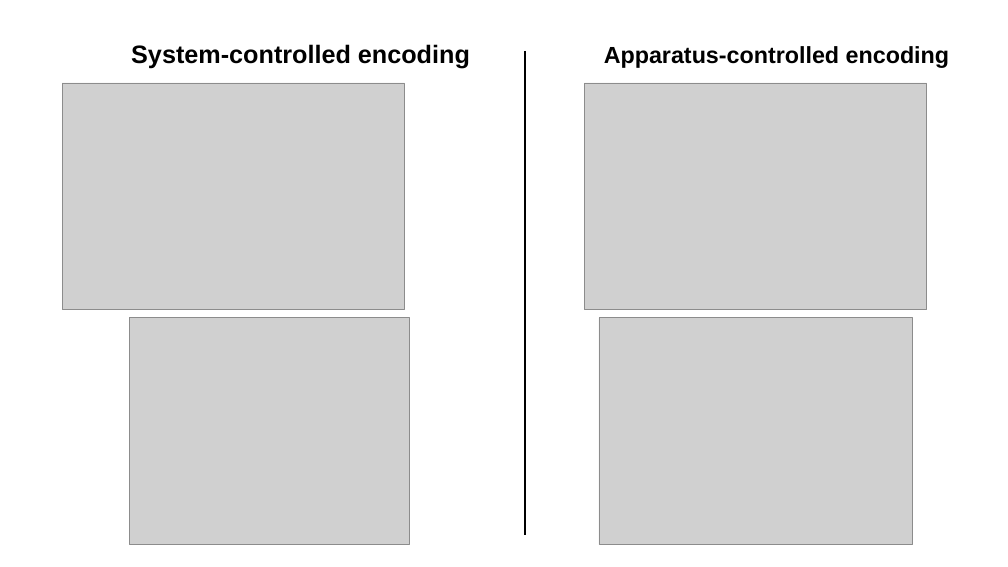
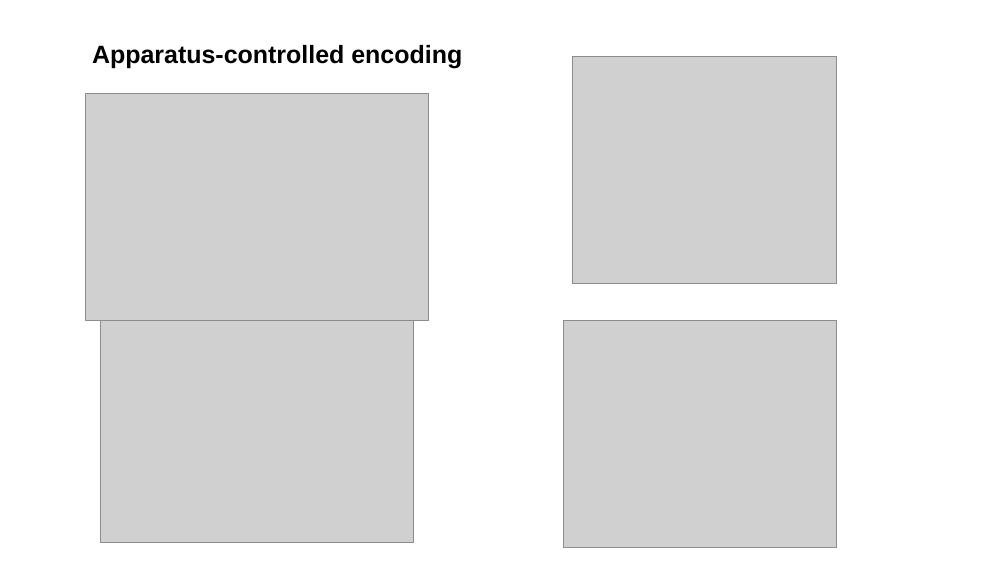
Before and after one commit to PHUHUUTRANDON/Quantum-Darwinism, a slide deck: slide 3 of Presentation/Decoherence.pptx (slide 2 before the commit). Drawn at 1008x567 pixels with LibreOffice and Linux fonts; fonts in the diff are those of the drawing; grey boxes stand for pictures. Boxes give left, top, right and bottom in pixels: in the first picture for what was removed or moved away, otherwise in the second. Text is boxed around its words. In the diff, an @@ line names an element or a change of style, - is before the commit and + after.

```diff
--- a/Presentation/Decoherence.pptx
+++ b/Presentation/Decoherence.pptx
@@ text at <box>92,45,462,69</box>: text changed; size 24 to 23.8 pt @@
-System-controlled encoding
+Apparatus-controlled encoding
@@ line removed from (525, 51) to (525, 535) @@
@@ picture added at <box>572,57,836,284</box> @@
@@ text removed at <box>604,46,949,68</box> @@
-Apparatus-controlled encoding
@@ picture removed at <box>62,83,405,310</box> @@
@@ picture: place and size @@
-picture at <box>585,83,927,310</box>
+picture at <box>85,94,428,321</box>
@@ picture: place and size @@
-picture at <box>129,318,409,544</box>
+picture at <box>101,315,414,542</box>
@@ picture: place and size @@
-picture at <box>599,318,912,544</box>
+picture at <box>564,321,837,547</box>
```
Also in this commit, not shown: 1 other slide changed, 1 slide removed, 15 other files.
